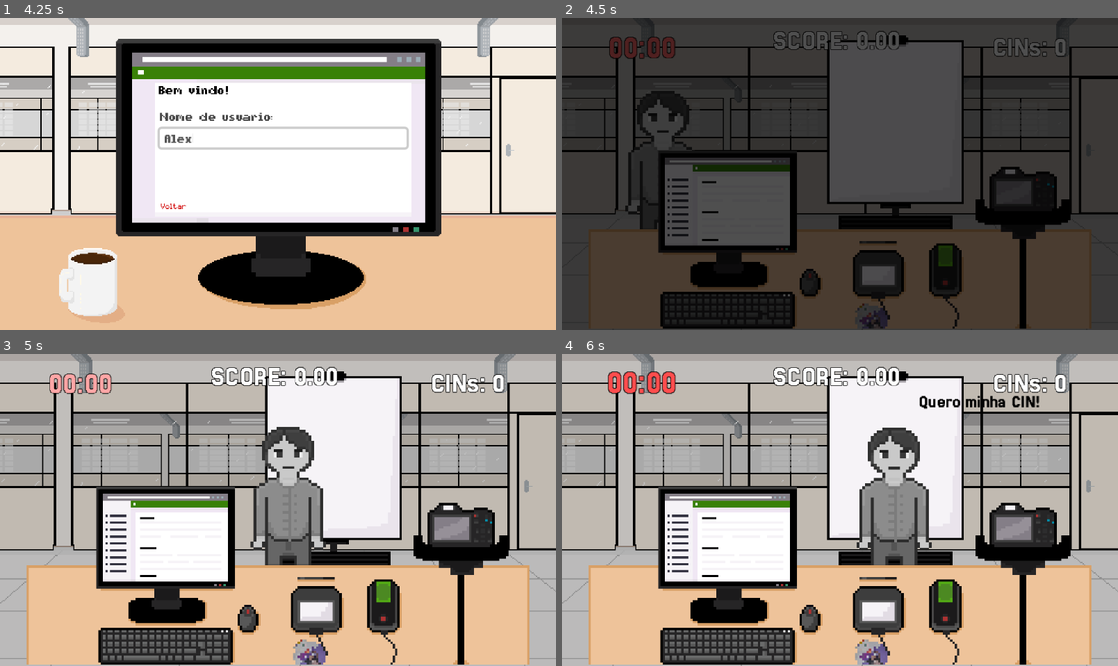
Above: before the commit, frames 1-4 (two rows, left to right).
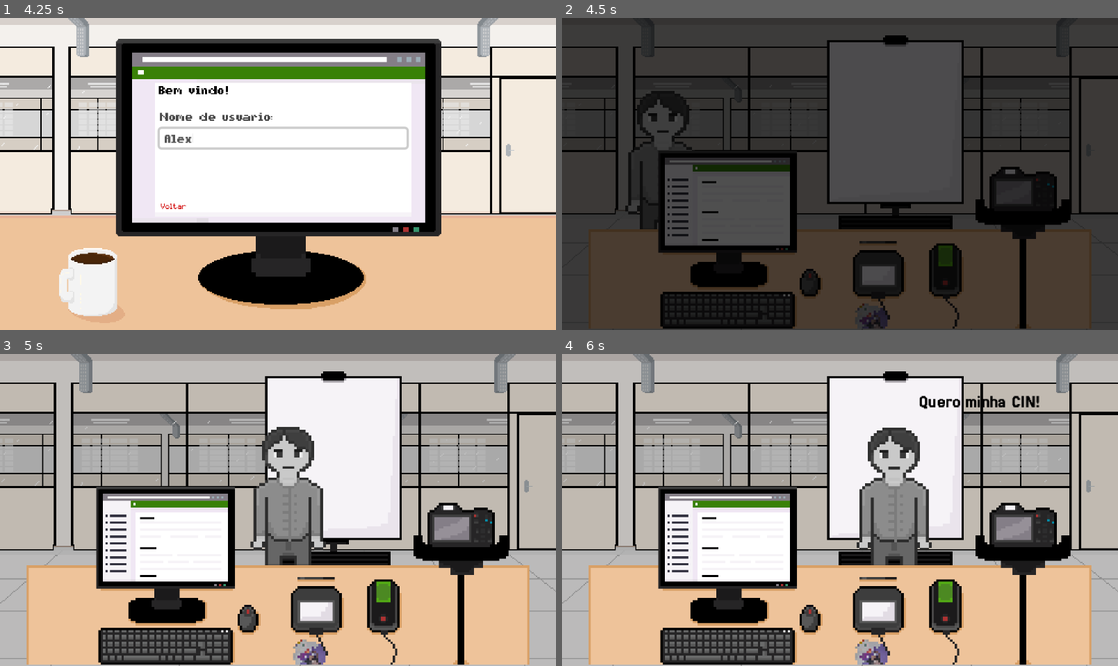
Above: after the commit, the same moments.

Repository: bianca-bezerra/CINExpress
Game: Godot game, scene res://scenes/levels/menu_scene.tscn
The game is run twice, just before and just after one commit, with the same random seed, the same clock (stepped at 60 frames per second) and the same inputs.
Inputs (mouse positions are in pixels of both pictures, inside the frame that each line leads up to):
- Up to frame 1 (4.25 s): click "JOGAR" at 0.5 s; click (283, 139) at 1.27 s; type "Alex" at 1.35 s; click "Voltar" at 2 s; click "Voltar" at 2.75 s; click "Voltar" at 3.5 s
- Up to frame 2 (4.5 s): tap Enter (ui_accept) at 4.25 s; tap Space (space) at 4.35 s
- Up to frame 3 (5 s): tap Enter (ui_accept) at 4.52 s
- Up to frame 4 (6 s): tap Space (space) at 5.1, 5.85 s; tap Enter (ui_accept) at 5.27 s

Frame 1 is identical in both runs. In frame 2, 1.1% of the frame differs, in the area x 8-91%, y 4-14%; in frame 3, 1.9%; in frame 4, 2.0%, in the area x 8-91%, y 4-13%.

Commit message:
fix: fix de pequenos bugs visuais (ui mostrando na hora errada)

Diff:
--- a/scripts/intro_scene.gd
+++ b/scripts/intro_scene.gd
@@ -12,6 +12,10 @@
 
 var pode_iniciar = false
 var jogo_iniciado = false
+
+func _enter_tree() -> void:
+	GameManager.set_ui_visible(false)
+
 
 func _ready():
 	CharacterManager.sortear_personagem()
--- a/scripts/outro_scene.gd
+++ b/scripts/outro_scene.gd
@@ -9,6 +9,13 @@
 
 var esta_processando = false
 var tempo_salvo = 0.0
+
+func _enter_tree() -> void:
+	GameManager.set_ui_visible(false)
+
+func _exit_tree() -> void:
+	GameManager.set_ui_visible(true)
+
 
 func _ready():
 	if esta_processando:
--- a/scripts/player_manager.gd
+++ b/scripts/player_manager.gd
@@ -25,6 +25,10 @@
 @export var COMBO_INIT_SCORES_IN_A_ROW = 4
 
 @onready var combo_timer = $ComboTimer
+
+
+func _process(_delta: float) -> void:
+	combo_timer.paused = GameManager.game_timer.paused
 
 func reset_current_player_data():
 	_current_player_data = {
--- a/scripts/singletons/game_manager.gd
+++ b/scripts/singletons/game_manager.gd
@@ -53,8 +53,7 @@
 var current_level := 0
 
 @export var total_game_duration := 60
-
-@onready var game_timer = $GameTimer
+@onready var game_timer: Timer = $GameTimer
 @onready var scene_transintion_animation = $SceneTransitionAnimation/AnimationPlayer
 
 var _can_show_game_ui = false
@@ -83,29 +82,21 @@
 #	PlayerManager.reset_score()
 	PlayerManager.reset_current_player_data()
 
-	_can_show_game_ui = true
-
+	_can_show_game_ui = false
 	primeira_rodada = true
-
 	game_timer.stop()
 	game_timer.paused = false
-
 	scene_transintion_animation.play("fade_in")
 	get_tree().change_scene_to_file("res://scenes/intro_scene.tscn")
 	scene_transintion_animation.play("fade_out")
 
-
 func change_to_next_level():
-
+	_can_show_game_ui = true
 	if current_game_level >= len(current_run):
 		finalizar_rodada()
 		return
 
 	var scene_name = current_run[current_game_level]
-
-	if scene_name == "cam":
-		PlayerManager.increment_cin_count()
-		current_level += 1
 
 	var scene = game_levels[scene_name]
 	current_game_level += 1
@@ -116,11 +107,12 @@
 
 
 func finalizar_rodada():
+	_can_show_game_ui = false
 	current_game_level = 0
-
-	scene_transintion_animation.play("fade_in")
+	PlayerManager.increment_cin_count()
+	current_level += 1
 	get_tree().change_scene_to_file("res://scenes/outro_scene.tscn")
-	scene_transintion_animation.play("fade_out")
+	_can_show_game_ui = true
 
 
 func change_to_username_scene():
@@ -167,6 +159,13 @@
 	SaveManager.save_game()
 
 
+func toggle_ui():
+	_can_show_game_ui = !_can_show_game_ui
+
+func set_ui_visible(visible:bool):
+	_can_show_game_ui = visible
+
+
 func _input(event: InputEvent) -> void:
 	if event.is_action_pressed("ui_page_down"):
 		SaveManager.reset_save()
